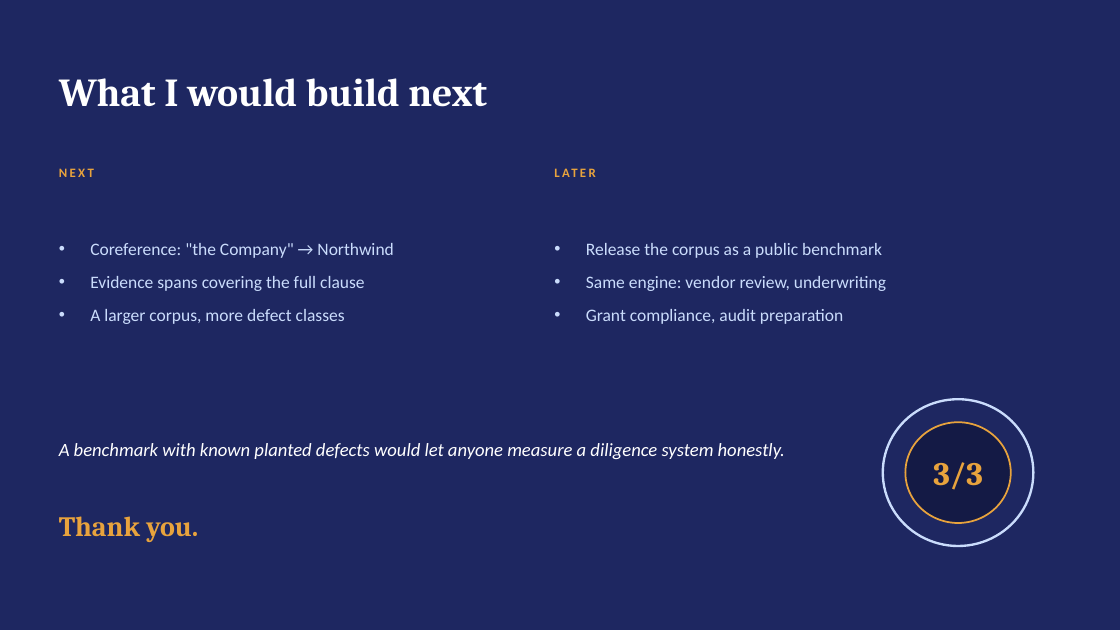
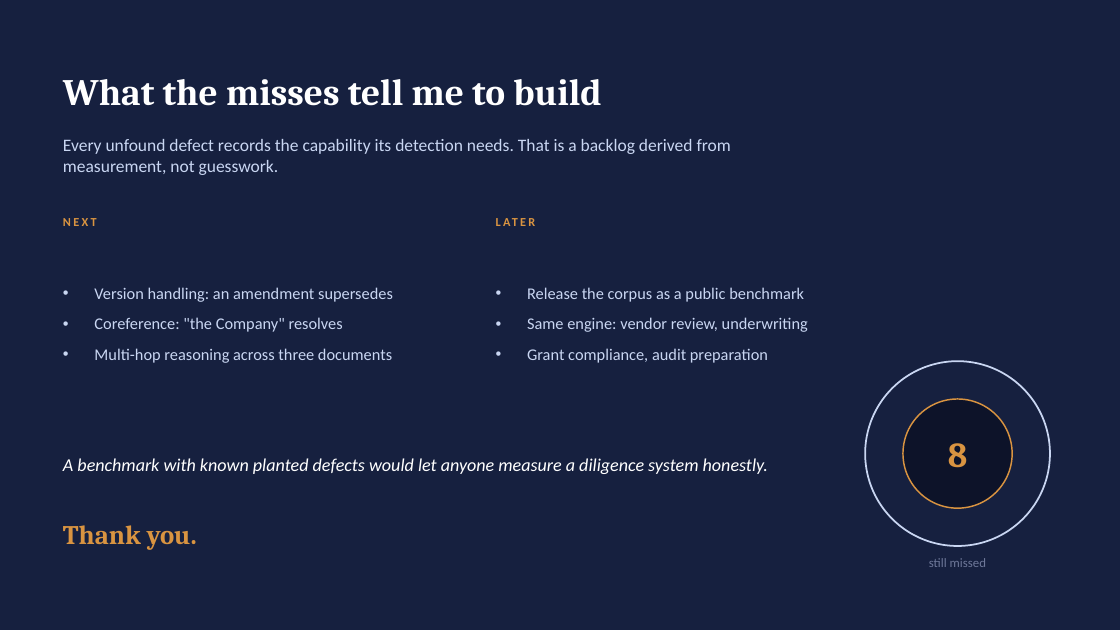
Before and after one commit to harnoorcodes/loupe, a slide deck: slide 12 of docs/loupe-presentation.pptx. Drawn at 1120x630 pixels with LibreOffice and Linux fonts; fonts in the diff are those of the drawing. Boxes give left, top, right and bottom in pixels: in the first picture for what was removed or moved away, otherwise in the second. Text is boxed around its words. In the diff, an @@ line names an element or a change of style, - is before the commit and + after.

Commit message:
Documentation, evaluation, and presentation updated to measured results
- Recall 7/15 (47%), noise 1/9, from a cached reproducible run
- Reference-driven gap detection: catches a document the corpus asserts
  exists by name and date but does not contain
- Ablation regenerated: pair detector -3 defects, critic trades 2 defects
  for 7 false positives, tension detector contributes nothing
- Run-to-run variance documented rather than smoothed over
- Interface screenshots, rebuilt 12-slide deck, revised demo script
- FastAPI dependency defaults exempted from B008

```diff
--- a/docs/loupe-presentation.pptx
+++ b/docs/loupe-presentation.pptx
@@ background #1E2761 to #16203F @@
@@ text at (63,79,601,106): text changed; size 34 to 32 pt @@
-What I would build next
+What the misses tell me to build
@@ text added at (63,139,731,175), 15 pt, text #C9D6F2 @@
+Every unfound defect records the capability its detection needs. That is a backlog derived from measurement, not guesswork.
@@ text "NEXT": place and size @@
-text "NEXT" at (59,168,94,177)
+text "NEXT" at (63,218,97,226)
@@ text "NEXT" at (63,218,97,226): size 11 to 10.5 pt, text colour #E8A33D to #D99441 @@
@@ text "LATER" at (496,210,865,234): size 11 to 10.5 pt, text colour #E8A33D to #D99441 @@
@@ text "LATER": place and size @@
-text "LATER" at (555,160,1008,185)
+text "LATER" at (496,210,865,234)
@@ text removed at (90,243,393,324) @@
-• Coreference: "the Company" → Northwind
-• Evidence spans covering the full clause
-• A larger corpus, more defect classes
@@ text "Release the corpus as a ...": place and size @@
-text "Release the corpus as a ..." at (586,243,886,324)
+text "Release the corpus as a ..." at (527,287,808,363)
@@ text "Release the corpus as a ..." at (527,287,808,363): size 15 to 14 pt, text colour #CADCFC to #C9D6F2; less space between paragraphs @@
@@ text added at (94,287,393,363), 14 pt, text #C9D6F2 @@
+• Version handling: an amendment supersedes
+• Coreference: "the Company" resolves
+• Multi-hop reasoning across three documents
@@ ellipse: place and size @@
-ellipse at (883,399,1033,546)
+ellipse at (865,361,1050,546)
@@ ellipse at (865,361,1050,546): fill #1E2761 to #16203F; outline #CADCFC 2 pt to #C9D6F2 1.5 pt @@
@@ ellipse: place and size @@
-ellipse at (906,423,1011,523)
+ellipse at (903,399,1012,508)
@@ ellipse at (903,399,1012,508): fill #141A45 to #0D1329; outline #E8A33D 1.5 pt to #D99441 1.25 pt @@
@@ text "A benchmark with known planted ...": place and size @@
-text "A benchmark with known planted ..." at (59,443,785,459)
+text "A benchmark with known planted ..." at (63,458,768,474)
@@ text "A benchmark with known planted ..." at (63,458,768,474): size 16 to 15.5 pt @@
@@ text added at (948,443,967,468), 30 pt, text #D99441, bold @@
+8
@@ text removed at (933,462,983,490) @@
-3/3
@@ text "Thank you.": place and size @@
-text "Thank you." at (59,516,198,542)
+text "Thank you." at (63,525,197,550)
@@ text "Thank you." at (63,525,197,550): size 24 to 23 pt, text colour #E8A33D to #D99441 @@
@@ text added at (929,558,986,567), 11 pt, text #6E7899 @@
+still missed
```
Also in this commit, not shown: 8 other slides changed, 3 slides added, 3 slides removed, 18 other files.
